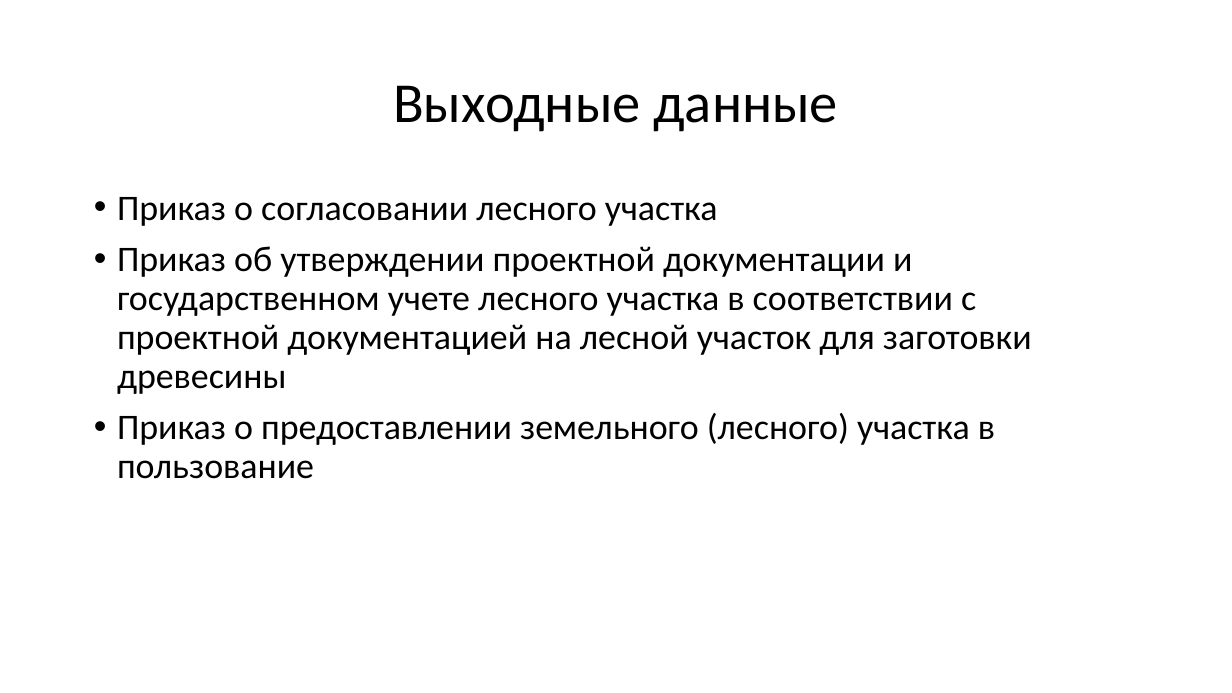
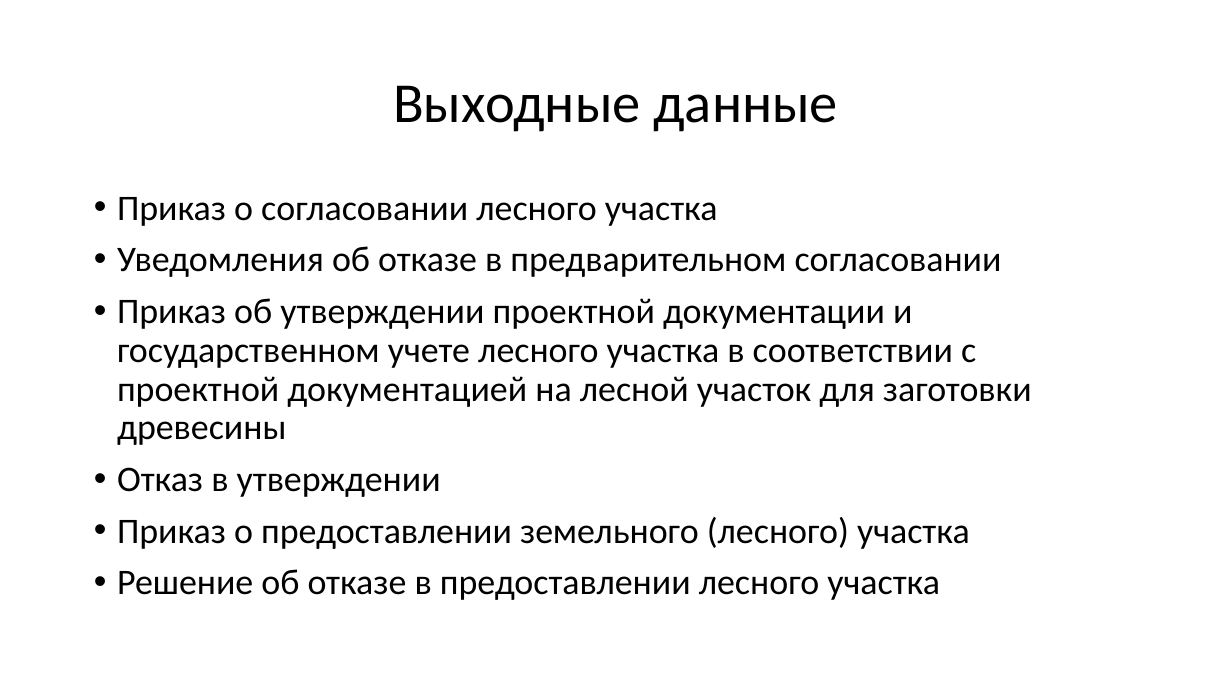
Before and after one commit to mcdodik20008/docs, a slide deck: slide 14 of Презентация.pptx. Drawn at 1232x693 pixels with LibreOffice and Linux fonts; fonts in the diff are those of the drawing. Boxes give left, top, right and bottom in pixels: in the first picture for what was removed or moved away, otherwise in the second. Text is boxed around its words. In the diff, an @@ line names an element or a change of style, - is before the commit and + after.

```diff
--- a/Презентация.pptx
+++ b/Презентация.pptx
@@ text at [117, 197, 1032, 445]: text colour #000000 to #303030 in "Приказ о согласовании лесного участка", "Приказ об утверждении проектной документации и государственн ..." @@
@@ text at [117, 246, 1002, 277]: paragraph added @@
+• Уведомления об отказе в предварительном согласовании
@@ text at [117, 467, 970, 600]: text changed; text colour #000000 to #303030 @@
-• Приказ о предоставлении земельного (лесного) участка в пользование
+• Отказ в утверждении
+• Приказ о предоставлении земельного (лесного) участка
+• Решение об отказе в предоставлении лесного участка
```
Also in this commit, not shown: 14 other slides changed, 3 slides added.
